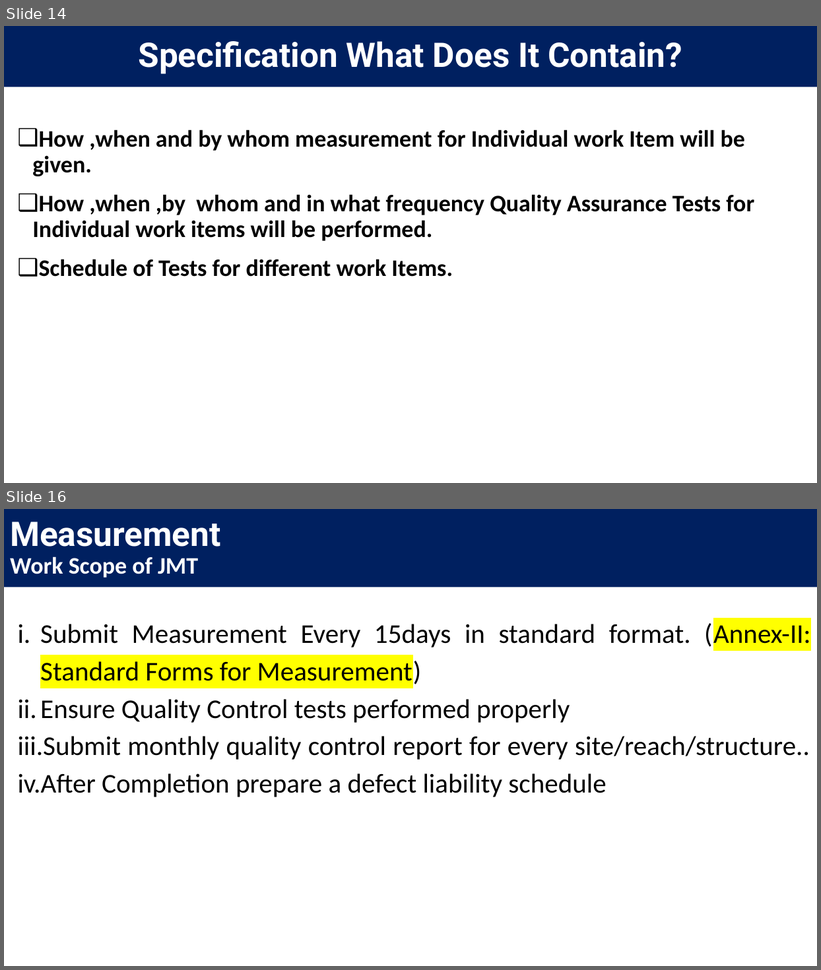
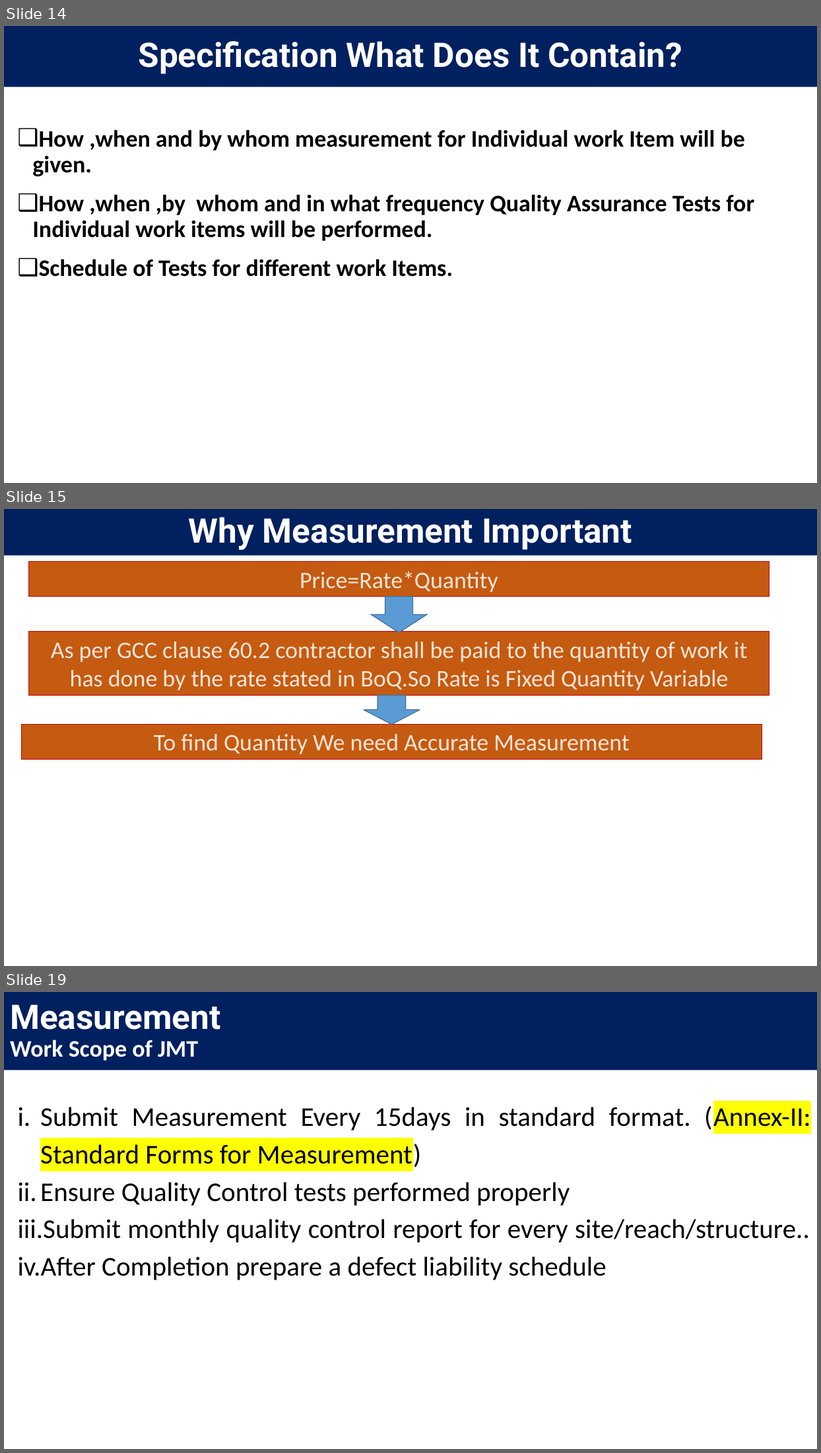
Before and after one commit to jakariapervez/cmis6, a slide deck: Civilworks cost/Expenditure Preparations/SPEC_24_11_2020/Follow UP on JICA Meeting and Actions Required To be Taken with test.pptx. Shown one above the other, each under a label of ours: slides 14 and 16 before the commit, slides 14, 15 and 19 after it; the slides between them are not shown. The pictures are 821x970 and 821x1453 pixels, drawn with LibreOffice and Linux fonts; fonts in the diff are those of the drawing; background and template pictures are left out. Boxes give left, top, right and bottom in pixels: in the first picture for what was removed or moved away, otherwise in the second. Text is boxed around its words. In the diff, an @@ line names an element or a change of style, - is before the commit and + after.

```diff
--- a/Civilworks cost/Expenditure Preparations/SPEC_24_11_2020/Follow UP on JICA Meeting and Actions Required To be Taken with test.pptx
+++ b/Civilworks cost/Expenditure Preparations/SPEC_24_11_2020/Follow UP on JICA Meeting and Actions Required To be Taken with test.pptx
@@ slide 15 added at <box>4,509,817,966</box>, background picture (left out) @@
@@ title added at <box>4,509,817,555</box>, fill #002060, 40 pt, text #FFFFFF, bold @@
+Why Measurement Important
@@ rectangle added at <box>28,562,770,597</box>, fill #C55A11, outline #C00000 0.75 pt, 28 pt, text #FBE5D6 @@
+Price=Rate*Quantity
@@ down arrow added at <box>371,597,426,633</box>, fill #5B9BD5, outline #43739E 1 pt @@
@@ rectangle added at <box>28,632,770,695</box>, fill #C55A11, outline #C00000 0.75 pt, 28 pt, text #FBE5D6 @@
+As per GCC clause 60.2 contractor shall be paid to the quantity of work it has done by the rate stated in BoQ.So Rate is Fixed Quantity Variable
@@ down arrow added at <box>364,695,420,724</box>, fill #5B9BD5, outline #43739E 1 pt @@
@@ rectangle added at <box>21,724,762,759</box>, fill #C55A11, outline #C00000 0.75 pt, 28 pt, text #FBE5D6 @@
+To find Quantity We need Accurate Measurement
@@ what was slide 16 is now slide 19 @@
```
Also in this commit, not shown: 5 slides changed, 2 other slides added, 6 other files.
